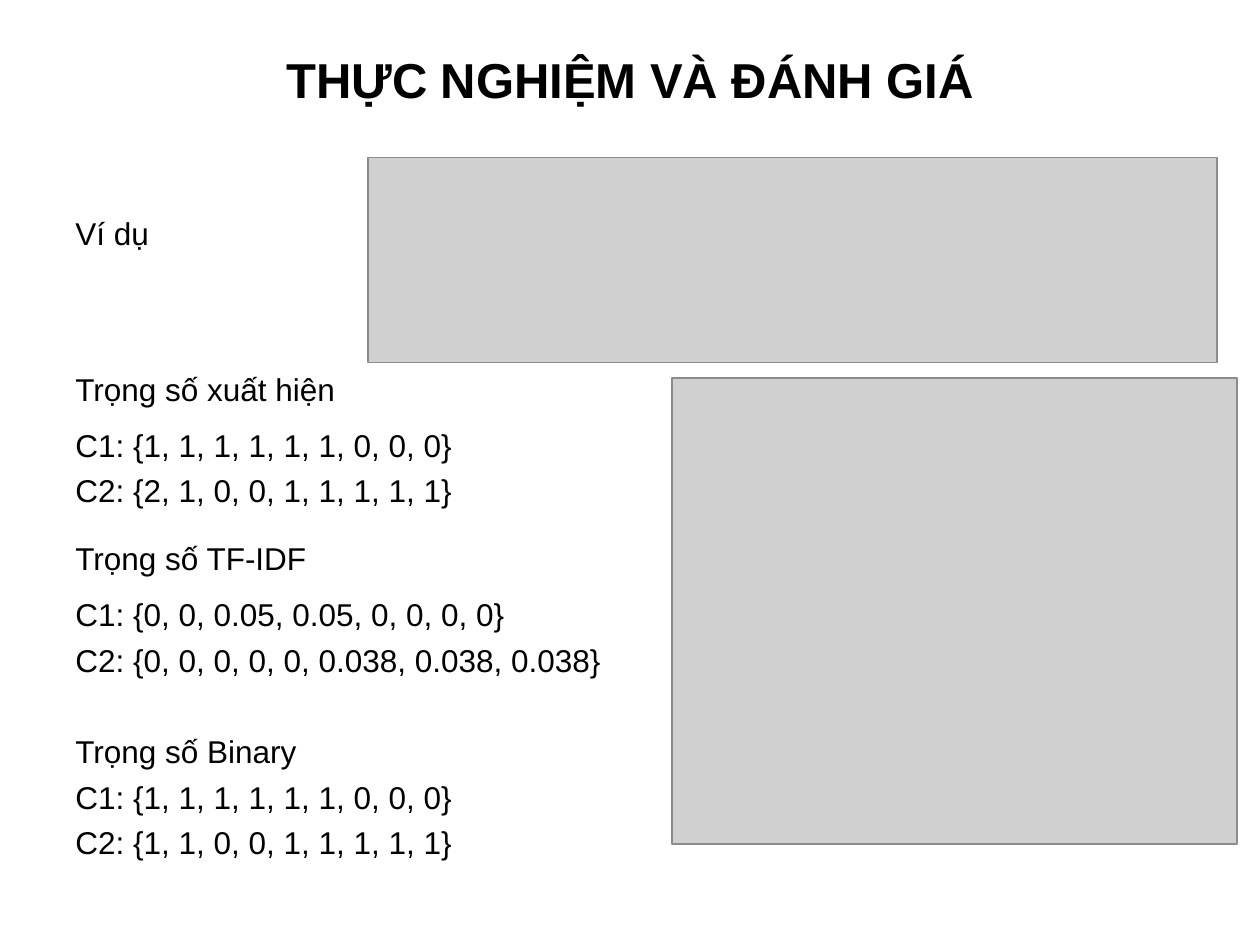
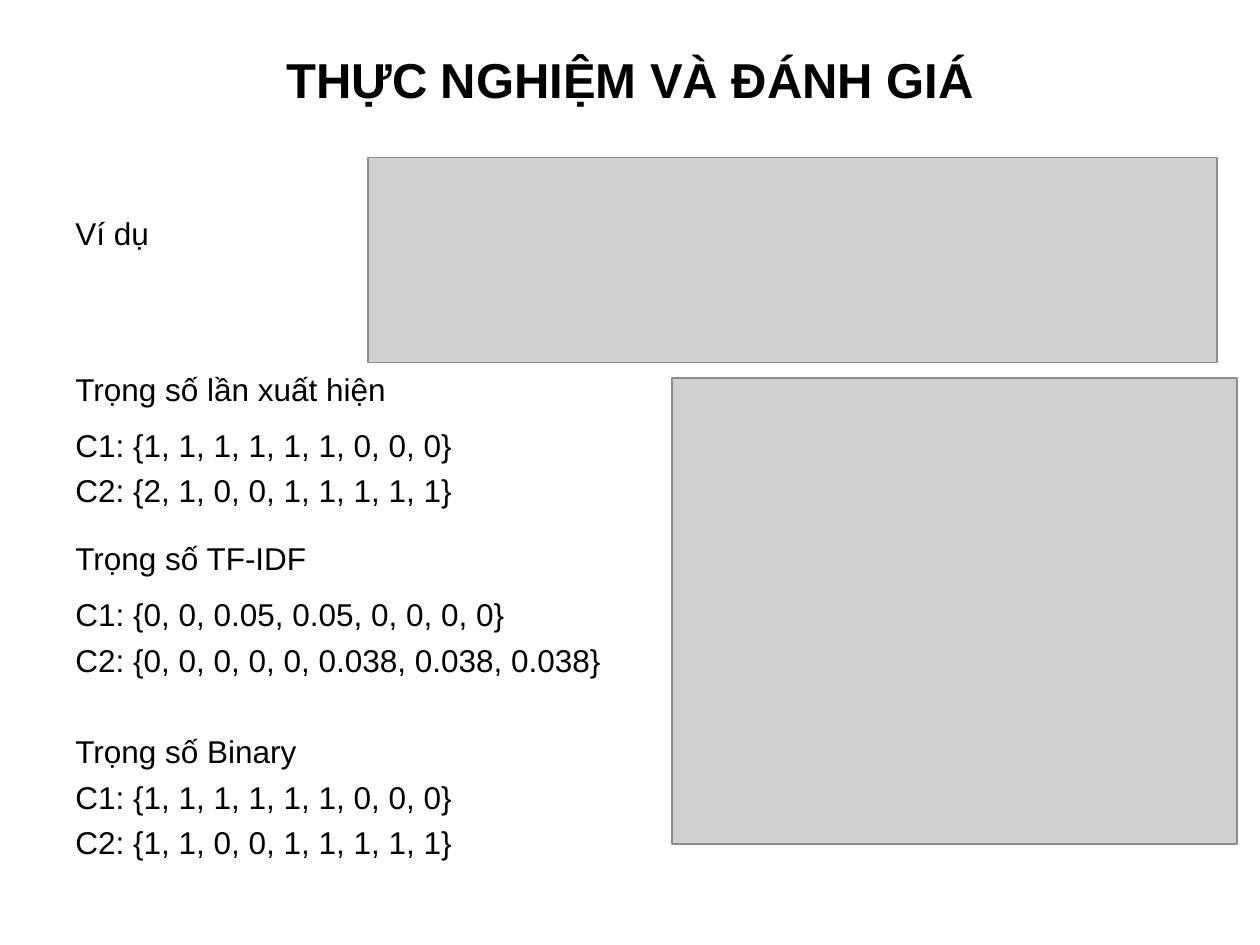
Before and after one commit to truonghaibg/thesis, a slide deck: slide 13 of tchai/Slide_LuanVan_TruongCongHai.ppt. Drawn at 1260x945 pixels with LibreOffice and Linux fonts; fonts in the diff are those of the drawing; grey boxes stand for pictures; background and template pictures are left out. Boxes give left, top, right and bottom in pixels: in the first picture for what was removed or moved away, otherwise in the second. Text is boxed around its words. In the diff, an @@ line names an element or a change of style, - is before the commit and + after.

```diff
--- a/tchai/Slide_LuanVan_TruongCongHai.ppt
+++ b/tchai/Slide_LuanVan_TruongCongHai.ppt
@@ text at (x1=75, y1=376, x2=386, y2=407): text changed @@
-Trọng số xuất hiện
+Trọng số lần xuất hiện
```
Also in this commit, not shown: 13 other slides changed, 1 slide added, 1 slide removed.
